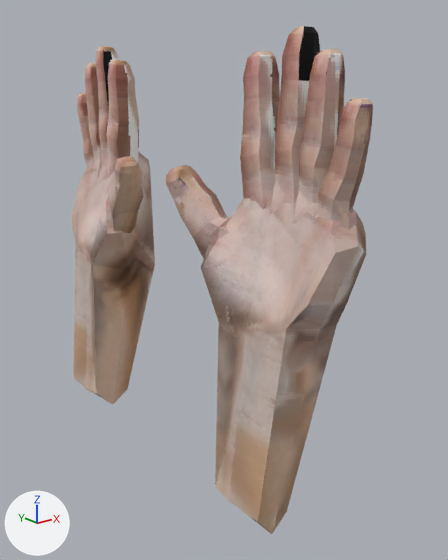
The Blender file blender projects/finger 3.blend as it was, and as the next commit left it.
Both versions are drawn from a 50 mm lens placed at (-0.58, -0.58, 0.221), pointed at (0.011, 0.159, -0.075). Lighting does not change. The marker at lower left points along +X, +Y and +Z. The first picture is the older version.

Names of what the first picture shows: 'finger 1', 'finger 1.001', 'finger 2', 'finger 2.001', 'finger 3', 'finger 3.001', 'finger 4', 'finger 4.001', 'finger 5', 'finger 5.001', 'palm', 'palm.001'.
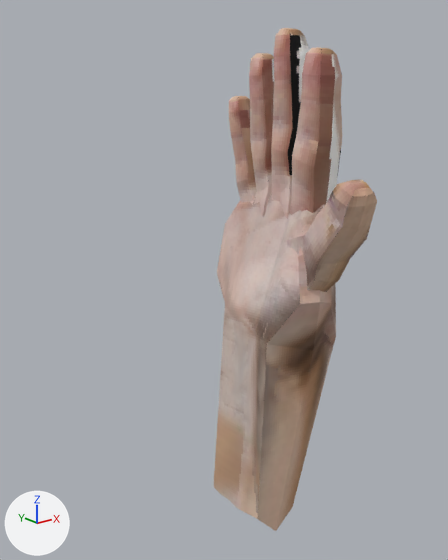
The change, as a diff of the scene's bpy script:
```diff
--- a/blender projects/finger 3.blend.py
+++ b/blender projects/finger 3.blend.py
@@ ob_palm @@
 ob_palm.scale = (0.0605, 0.0605, 0.0605)
+ob_palm.hide_set(True)
@@ ob_finger_2 @@
 ob_finger_2.location = (-0.02, 0.037, 0.069)
+ob_finger_2.hide_set(True)
@@ ob_finger_3 @@
 ob_finger_3.scale = (1.0, 1.0, 1.14)
+ob_finger_3.hide_set(True)
@@ ob_finger_4 @@
 ob_finger_4.scale = (1.0, 1.0, 1.0)
+ob_finger_4.hide_set(True)
@@ ob_finger_5 @@
 ob_finger_5.scale = (1.0, 1.0, 0.912)
+ob_finger_5.hide_set(True)
@@ ob_finger_1 @@
 ob_finger_1.rotation_euler = (-0.55, -0.0165, 0.282)  # degrees (-32, -0.9, 16)
+ob_finger_1.hide_set(True)
@@ ob_palm_001 @@
 ob_palm_001 = bpy.data.objects.new('palm.001', me_cube_007)
-ob_palm_001.location = (0.0, 0.455, -0.015)
+ob_palm_001.location = (0.0, -0.01, -0.015)
 ob_palm_001.rotation_euler = (0.0, -0.188, 3.142)  # degrees (0, -11, 180)
@@ ob_finger_2_001 @@
 ob_finger_2_001 = bpy.data.objects.new('finger 2.001', me_cube_008)
-ob_finger_2_001.location = (-0.02, 0.418, 0.069)
+ob_finger_2_001.location = (-0.02, -0.047, 0.069)
 ob_finger_2_001.rotation_euler = (0.0, -3.142, 0.0)  # degrees (0, -180, 0)
@@ ob_finger_3_001 @@
 ob_finger_3_001 = bpy.data.objects.new('finger 3.001', me_cube_009)
-ob_finger_3_001.location = (-0.009, 0.469, 0.069)
+ob_finger_3_001.location = (-0.009, 0.004, 0.069)
 ob_finger_3_001.rotation_euler = (0.0, -3.142, 0.0)  # degrees (0, -180, 0)
@@ ob_finger_4_001 @@
 ob_finger_4_001 = bpy.data.objects.new('finger 4.001', me_cube_010)
-ob_finger_4_001.location = (-0.011, 0.514, 0.069)
+ob_finger_4_001.location = (-0.011, 0.049, 0.069)
 ob_finger_4_001.rotation_euler = (0.0, -3.142, 0.0)  # degrees (0, -180, 0)
@@ ob_finger_5_001 @@
 ob_finger_5_001 = bpy.data.objects.new('finger 5.001', me_cube_011)
-ob_finger_5_001.location = (-0.011, 0.554, 0.035)
+ob_finger_5_001.location = (-0.011, 0.089, 0.035)
 ob_finger_5_001.rotation_euler = (0.0, -3.142, 0.0)  # degrees (0, -180, 0)
@@ ob_finger_1_001 @@
 ob_finger_1_001 = bpy.data.objects.new('finger 1.001', me_cube_012)
-ob_finger_1_001.location = (-0.048, 0.387, -0.015)
+ob_finger_1_001.location = (-0.048, -0.078, 0.0)
 ob_finger_1_001.rotation_euler = (-0.55, 3.125, -0.282)  # degrees (-32, 179, -16)
```

Boxes [x1, y1, x2, y2] around the edits, measured in the pictures (448 x 560 px):
'palm.001', moved
    before: [71, 152, 155, 404]
    after: [214, 194, 336, 531]
'palm', hidden
    before: [201, 188, 366, 534]
'finger 2.001', moved
    before: [106, 60, 139, 175]
    after: [290, 47, 342, 215]
'finger 1.001', moved
    before: [108, 156, 143, 233]
    after: [287, 179, 377, 292]
'finger 3.001', moved
    before: [96, 46, 119, 178]
    after: [271, 28, 309, 219]
'finger 4', hidden (beige)
    before: [292, 49, 345, 224]
'finger 2', hidden (beige)
    before: [240, 51, 280, 209]
'finger 3', hidden (beige)
    before: [270, 26, 320, 214]
'finger 4.001', moved
    before: [85, 63, 102, 177]
    after: [249, 53, 274, 216]
'finger 5', hidden (brown)
    before: [315, 98, 373, 230]
'finger 1', hidden (beige)
    before: [166, 165, 230, 259]
'finger 5.001', moved
    before: [77, 93, 95, 169]
    after: [229, 96, 257, 205]
